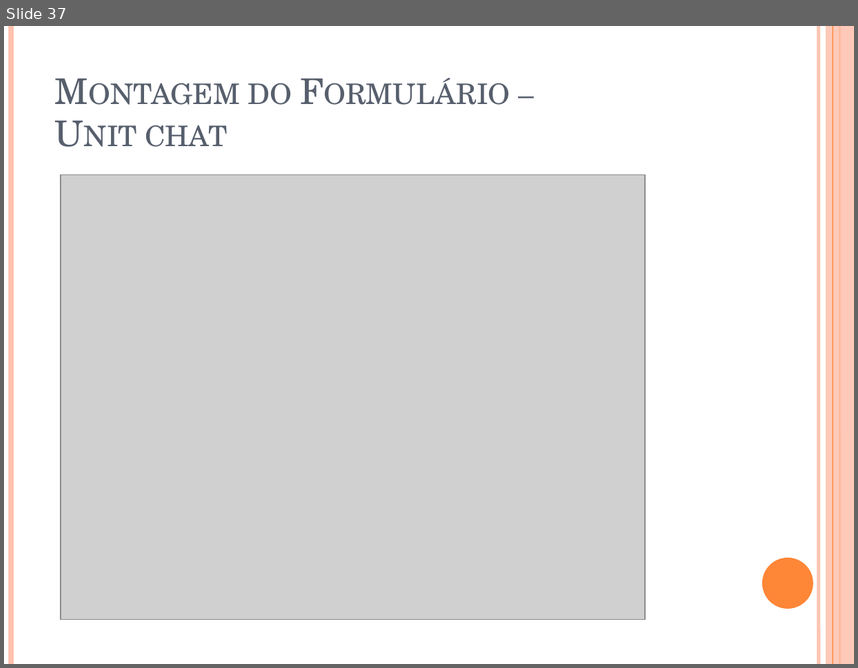
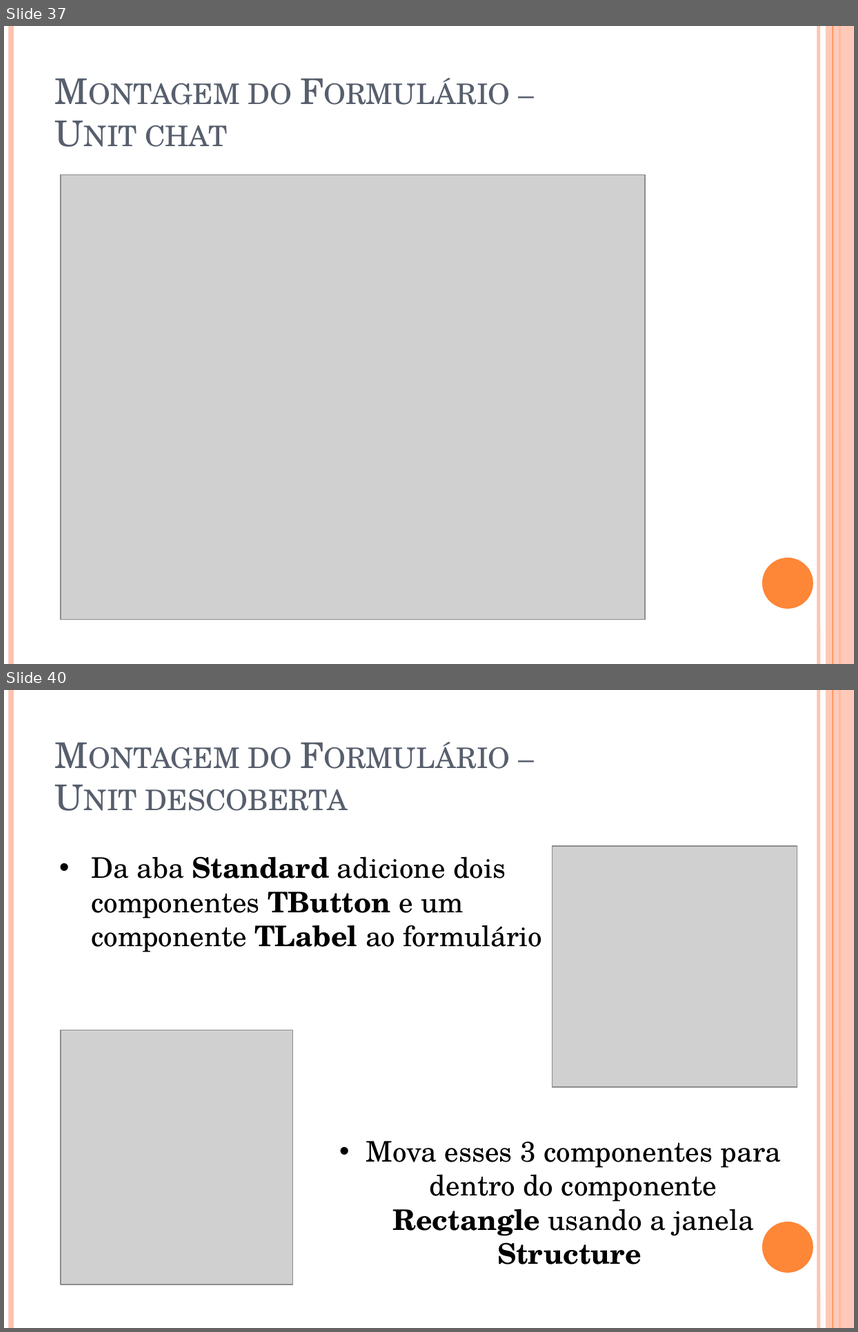
Before and after one commit to igorscandido/Conexao-Bluetooth-usando-Delphi, a slide deck: Stuff/Conexão Bluetooth usando Delphi.pptx. Shown one above the other, each under a label of ours: slide 37 before the commit, slides 37 and 40 after it; the slides between them are not shown. The pictures are 858x668 and 858x1332 pixels, drawn with LibreOffice and Linux fonts; fonts in the diff are those of the drawing; grey boxes stand for pictures. Boxes give left, top, right and bottom in pixels: in the first picture for what was removed or moved away, otherwise in the second. Text is boxed around its words. In the diff, an @@ line names an element or a change of style, - is before the commit and + after.

```diff
--- a/Stuff/Conexão Bluetooth usando Delphi.pptx
+++ b/Stuff/Conexão Bluetooth usando Delphi.pptx
@@ slide 40 added at bbox=[4, 690, 854, 1328], background #FFFFFF; not listed: 6 template elements that a slide beside it also shows @@
@@ title added at bbox=[145, 747, 348, 811], 30 pt, text #575F6D, small capitals @@
+Montagem do Formulário –
+Unit descoberta
@@ picture added at bbox=[553, 845, 798, 1086] @@
@@ text added at bbox=[91, 856, 543, 952], 24 pt, text #000000 @@
+• Da aba Standard adicione dois componentes TButton e um componente TLabel ao formulário
@@ picture added at bbox=[61, 1030, 293, 1284] @@
@@ text added at bbox=[366, 1141, 781, 1264], 24 pt, text #000000 @@
+• Mova esses 3 componentes para dentro do componente Rectangle usando a janela Structure
```
Also in this commit, not shown: 21 other slides added, 1 other file.
